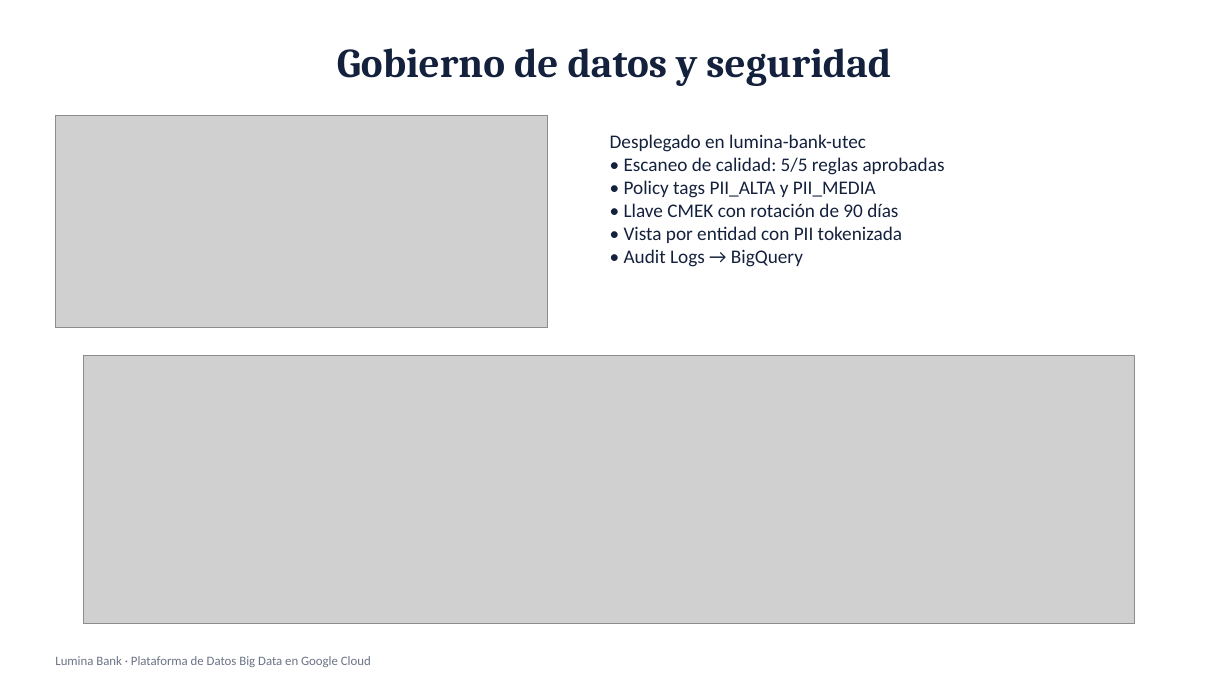
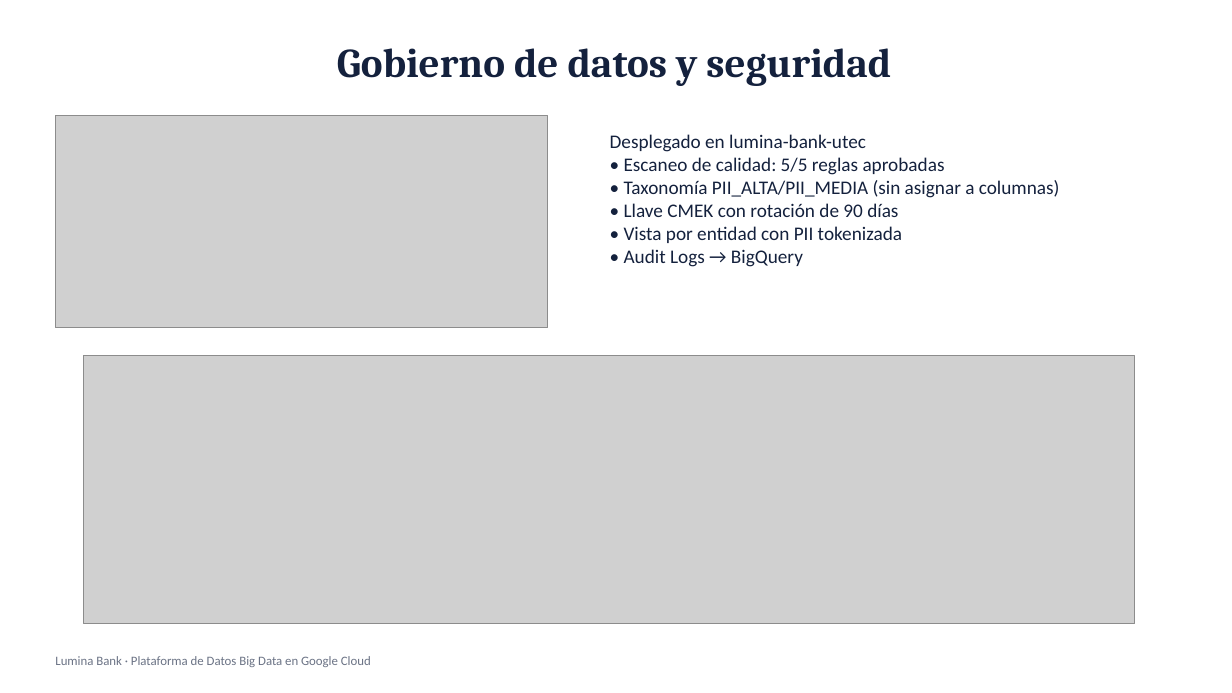
Before and after one commit to bmontoyag/utec_bigdata_trabajo, a slide deck: slide 10 of presentacion/Lumina Bank - Sustentacion.pptx. Drawn at 1232x693 pixels with LibreOffice and Linux fonts; fonts in the diff are those of the drawing; grey boxes stand for pictures. Boxes give left, top, right and bottom in pixels: in the first picture for what was removed or moved away, otherwise in the second. Text is boxed around its words. In the diff, an @@ line names an element or a change of style, - is before the commit and + after.

```diff
--- a/presentacion/Lumina Bank - Sustentacion.pptx
+++ b/presentacion/Lumina Bank - Sustentacion.pptx
@@ text at (624, 180, 1060, 198): text changed @@
-• Policy tags PII_ALTA y PII_MEDIA
+• Taxonomía PII_ALTA/PII_MEDIA (sin asignar a columnas)
```
Also in this commit, not shown: 4 other slides changed, 2 other files.
